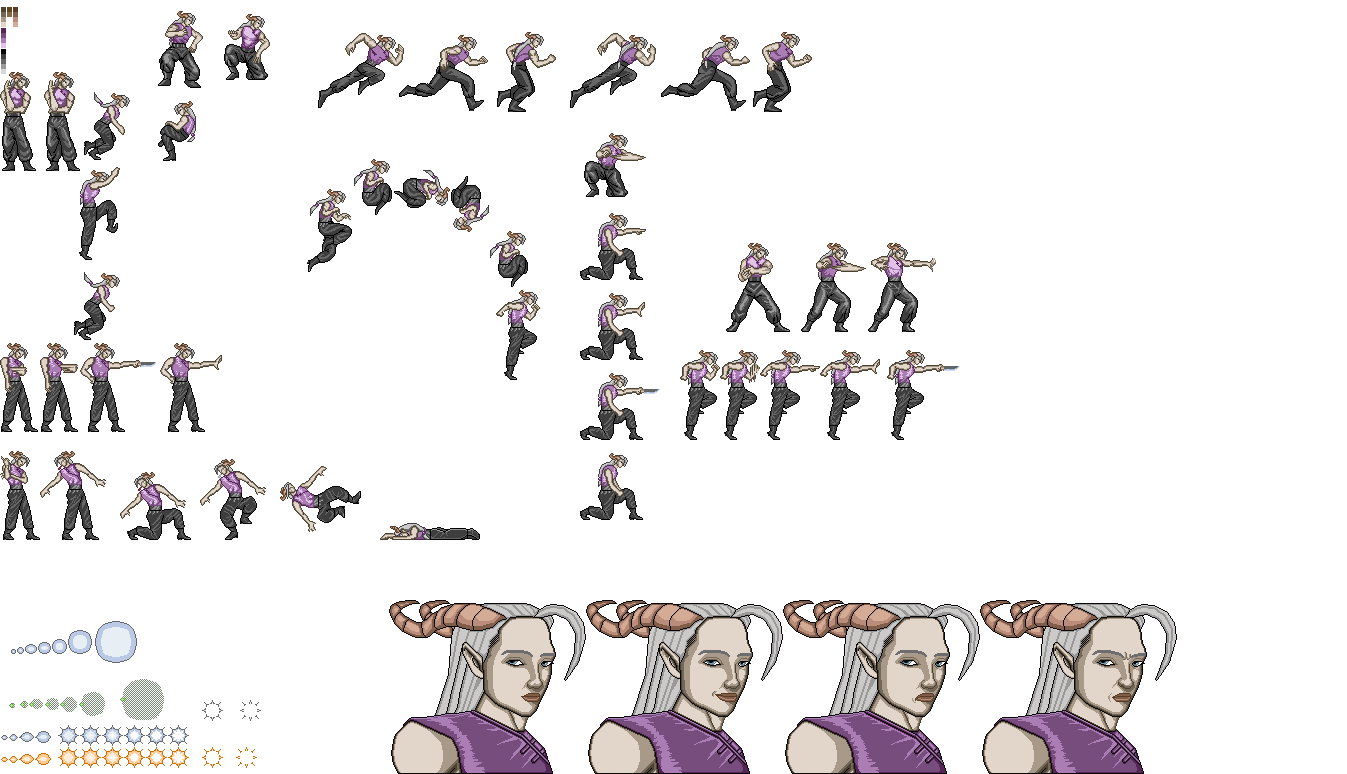
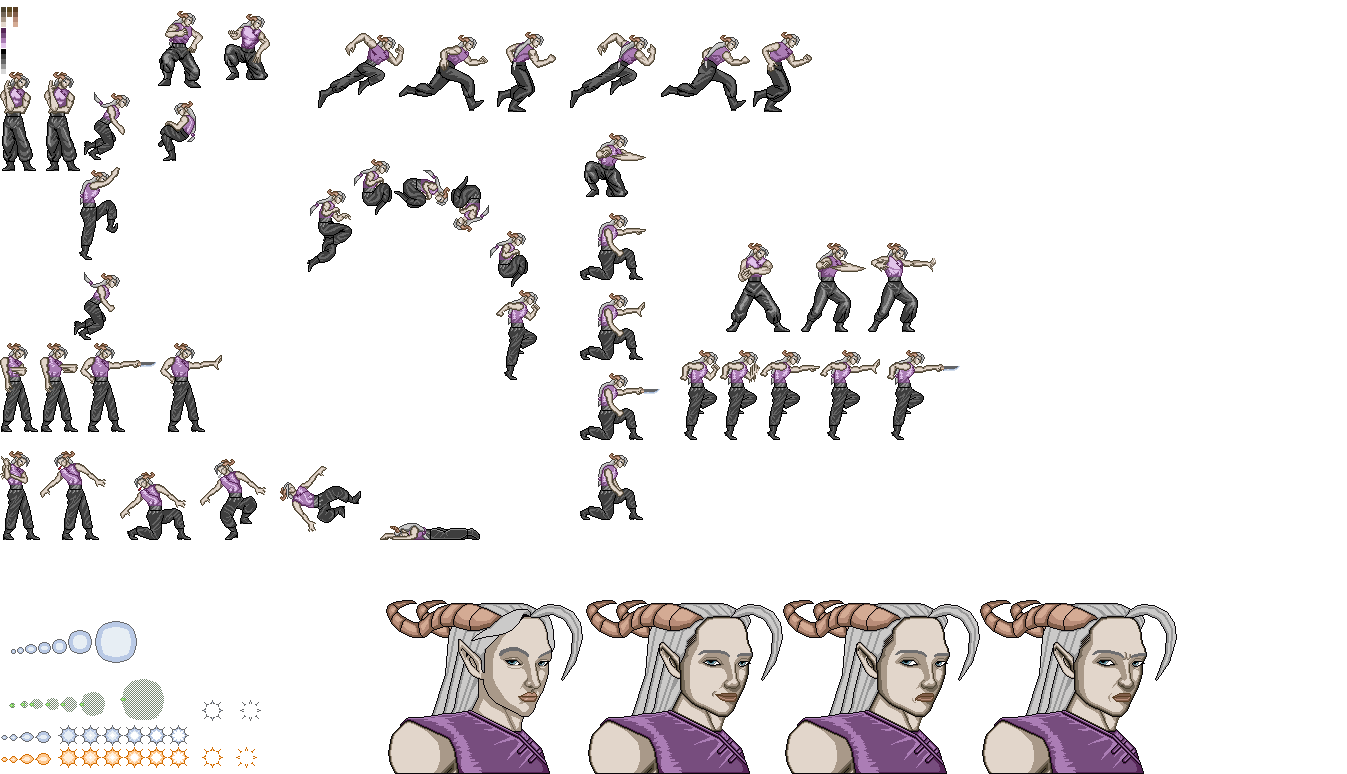
Two versions of the same layered image (1347 x 774). Layer-by-layer changes:
painted on "Copiar de Pintar camada 1" (1st of 2, in "Ataque" › "fire bolt") over [386, 600, 586, 774]
painted on "Copiar de Pintar camada 2" (1st of 3, in "faces") over [386, 600, 586, 774]
painted on "Pintar camada 2" over [386, 600, 586, 774]
painted on "Copiar de Pintar camada 4" (2nd of 3) over [388, 704, 553, 774]
